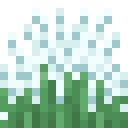
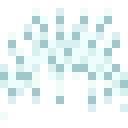
Layer changes from the first 128x128 image to the second:
hid "grass" over [0, 64, 128, 128]
